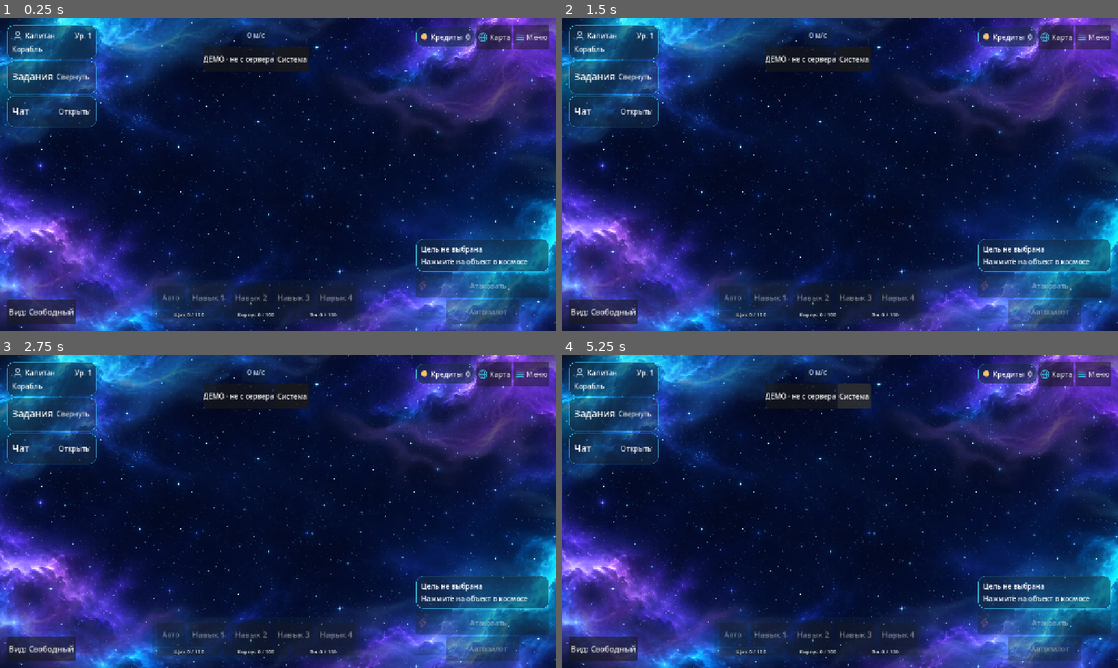
Above: before the commit, frames 1-4 (two rows, left to right).
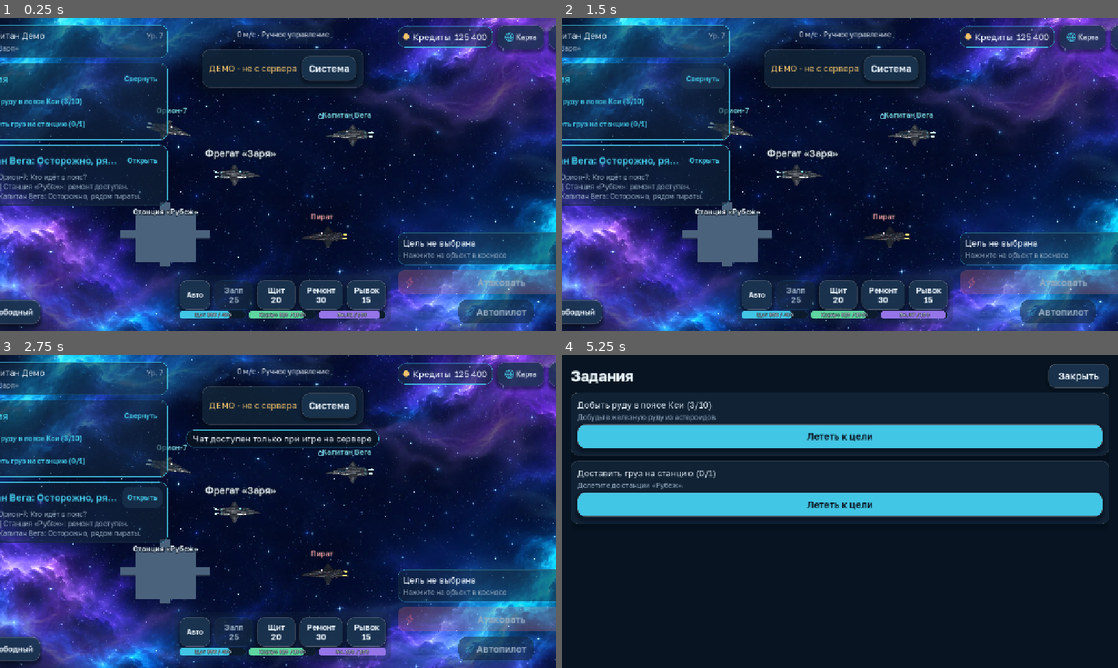
Above: after the commit, the same moments.

Repository: maillunex-lang/CosmocRPG
Game: Godot game, scene res://scenes/space.tscn
Two runs of this game, one before a commit and one after it. Both use one fixed random seed, a clock stepped at 60 frames per second and the inputs below. This scene is started directly instead of the project's main scene.
Inputs (mouse positions are in pixels of both pictures, inside the frame that each line leads up to):
- Up to frame 1 (0.25 s): no input
- Up to frame 2 (1.5 s): click "Свернуть" at 0.5 s; click "Развернуть" at 1.25 s
- Up to frame 3 (2.75 s): click "Открыть" at 2 s
- Up to frame 4 (5.25 s): click (628, 439) at 2.75 s, where only the run after the commit has a clickable "Добыть руду в поясе Кси (3/10)"; click "Вид: Свободный" at 3.5 s; click (628, 461) at 4.25 s, where only the run after the commit has a clickable "Доставить груз на станцию (0/…"; click "Система" at 5 s

The runs differ from the first frame. In frame 1, 21% of the frame differs, in the area x 0-100%, y 2-99%; in frame 2, 21%; in frame 3, 22%; in frame 4, 70%, in the area x 0-100%, y 0-100%.
Error before the commit: Parse Error: Function "_quest_object_id()" not found in base self. (res://scripts/space/space_screen.gd:232)

Commit message:
fix(client): keep the quest arrow on the same course as autopilot
The arrow called a helper the route change had moved, and the chat
preview signal was never declared, so the flight screen did not compile.

Diff:
--- a/client/scripts/space/space_screen.gd
+++ b/client/scripts/space/space_screen.gd
@@ -199,10 +199,9 @@
 
 
 func _quest_aim(snap: Dictionary) -> Dictionary:
-	var quests: Array = snap.get("quests", [])
-	if quests.is_empty() or typeof(quests[0]) != TYPE_DICTIONARY:
+	var q := QuestHints.guide_quest(snap)
+	if q.is_empty():
 		return {"ok": false}
-	var q: Dictionary = quests[0]
 	var title := str(q.get("title", "Задание"))
 	if title.length() > 18:
 		title = title.substr(0, 17) + "…"
@@ -262,6 +261,10 @@
 	return {"ok": true, "pos": pos, "meters": units * 100.0, "title": title}
 
 
+func _quest_object_id(q: Dictionary, snap: Dictionary) -> String:
+	return QuestHints.object_id(snap, q)
+
+
 func _update_ship_labels(_delta: float, me: Node3D) -> void:
 	var cam: Camera3D = _rig.camera
 	if cam == null or _plates == null:
--- a/client/ui/chat_panel.gd
+++ b/client/ui/chat_panel.gd
@@ -10,6 +10,7 @@
 const INLINE_LOG_HEIGHT := 96.0   # в карточке журнал компактный (она делит экран с заданиями и профилем); крупно — в окне чата
 
 signal unread_changed(count: int)
+signal preview_changed(text: String)
 ## Игрок просит открыть окно чата поверх игры (R-61).
 signal expand_requested
 
--- a/client/ui/quest_compass.gd
+++ b/client/ui/quest_compass.gd
@@ -78,18 +78,20 @@
 	var best := 1.0e9
 	var hit := origin + dir * 90.0
 	if absf(dir.x) > 0.0001:
-		for x in [rect.position.x, rect.end.x]:
-			var t := (x - origin.x) / dir.x
+		var xs: Array[float] = [rect.position.x, rect.end.x]
+		for x in xs:
+			var t: float = (x - origin.x) / dir.x
 			if t > 0.0:
-				var y := origin.y + dir.y * t
+				var y: float = origin.y + dir.y * t
 				if y >= rect.position.y and y <= rect.end.y and t < best:
 					best = t
 					hit = Vector2(x, y)
 	if absf(dir.y) > 0.0001:
-		for y in [rect.position.y, rect.end.y]:
-			var t2 := (y - origin.y) / dir.y
+		var ys: Array[float] = [rect.position.y, rect.end.y]
+		for y in ys:
+			var t2: float = (y - origin.y) / dir.y
 			if t2 > 0.0:
-				var x := origin.x + dir.x * t2
+				var x: float = origin.x + dir.x * t2
 				if x >= rect.position.x and x <= rect.end.x and t2 < best:
 					best = t2
 					hit = Vector2(x, y)
Not shown, changed: docs/HANDOFF.md
